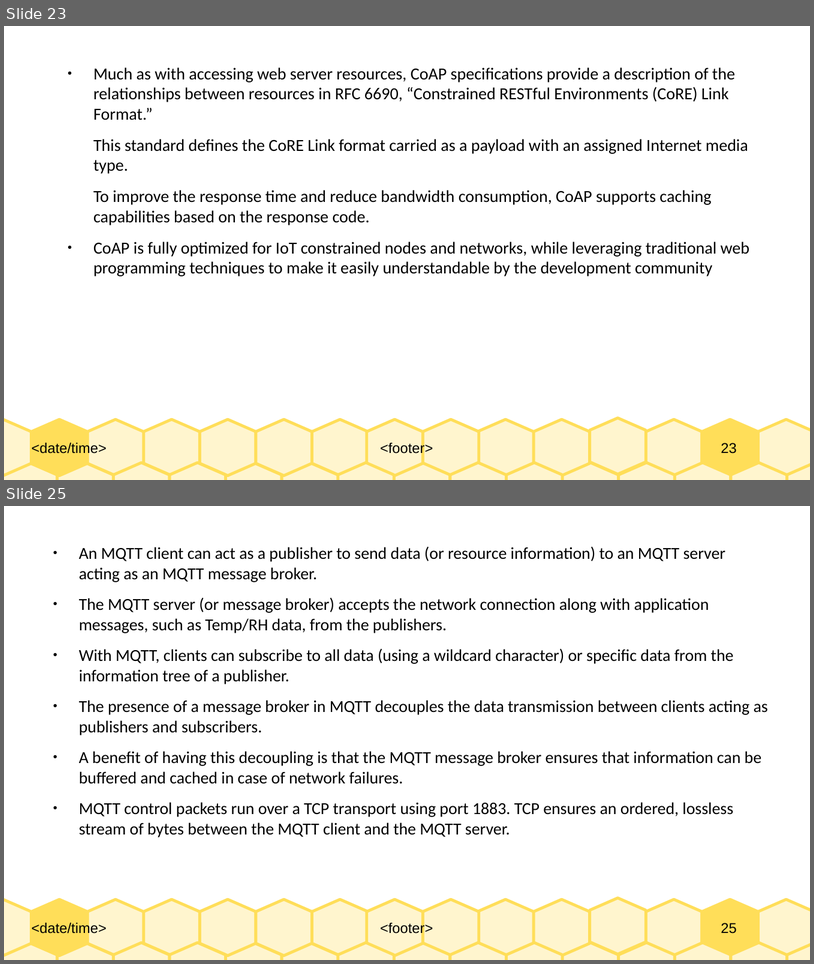
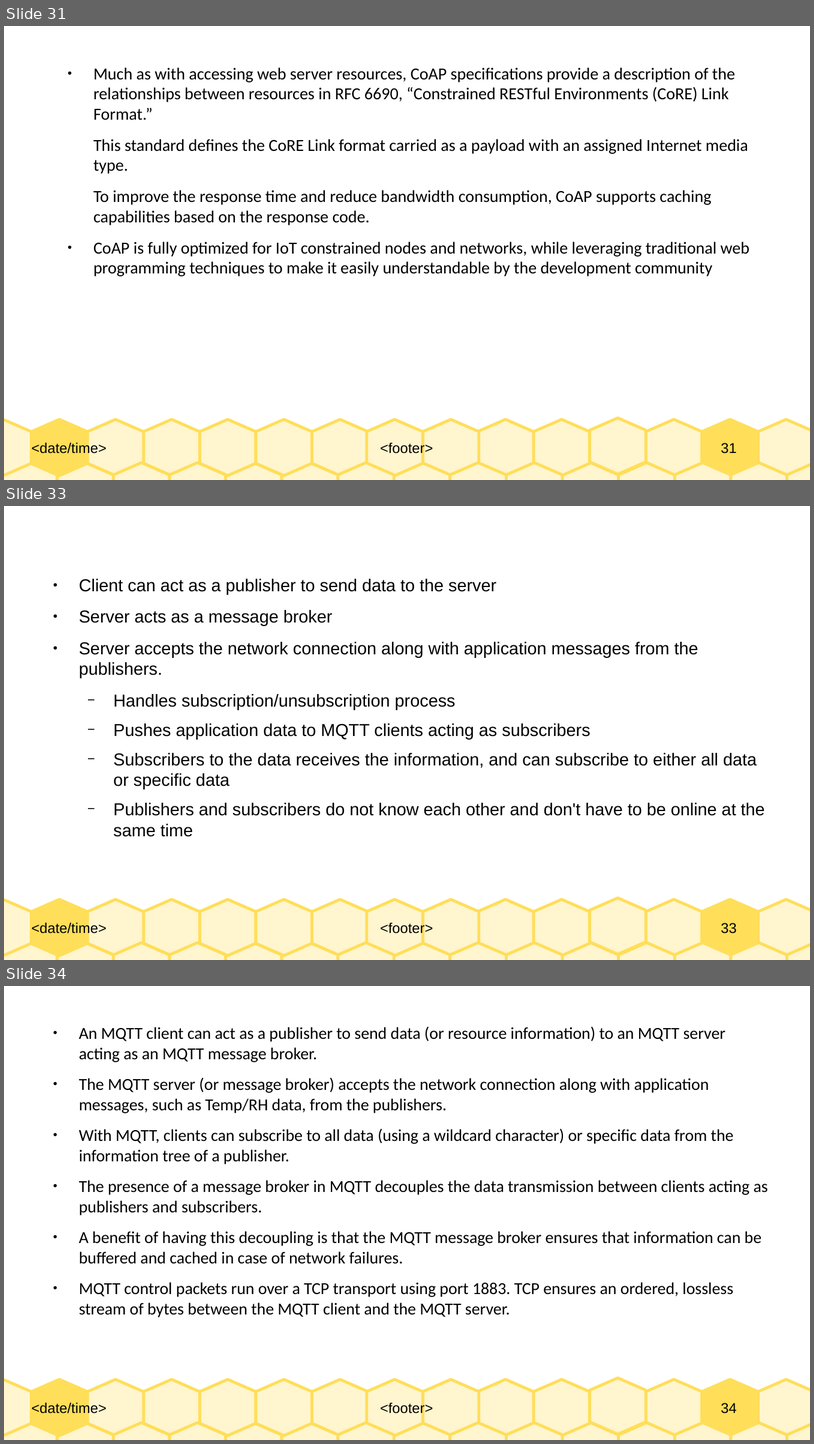
Before and after one commit to Dihfahsih1/Masters-Software-Engineering, a slide deck: yr-sem1/IoT/chapter-6-slides.odp. Shown one above the other, each under a label of ours: slides 23 and 25 before the commit, slides 31, 33 and 34 after it; the slides between them are not shown. The pictures are 814x964 and 814x1444 pixels, drawn with LibreOffice and Linux fonts; fonts in the diff are those of the drawing. Boxes give left, top, right and bottom in pixels: in the first picture for what was removed or moved away, otherwise in the second. Text is boxed around its words. In the diff, an @@ line names an element or a change of style, - is before the commit and + after.

```diff
--- a/yr-sem1/IoT/chapter-6-slides.odp
+++ b/yr-sem1/IoT/chapter-6-slides.odp
@@ slide 33 added at <box>4,506,810,960</box>, background #FFFFFF; not listed: 33 template elements that a slide beside it also shows @@
@@ text added at <box>79,579,765,837</box>, 17 pt, text #000000 @@
+● Client can act as a publisher to send data to the server
+● Server acts as a message broker
+● Server accepts the network connection along with application messages from the publishers.
+  − Handles subscription/unsubscription process
+  − Pushes application data to MQTT clients acting as subscribers
+  − Subscribers to the data receives the information, and can subscribe to either all data or specific data
+  − Publishers and subscribers do not know each other and don't have to be online at the same time
@@ what was slide 23 is now slide 31 @@
@@ page number at <box>721,442,737,453</box>: text changed @@
-23
+31
@@ what was slide 25 is now slide 34 @@
@@ page number at <box>721,1402,737,1413</box>: text changed @@
-25
+34
```
Also in this commit, not shown: 11 slides changed, 14 other slides added, 5 slides removed, 6 other files.
